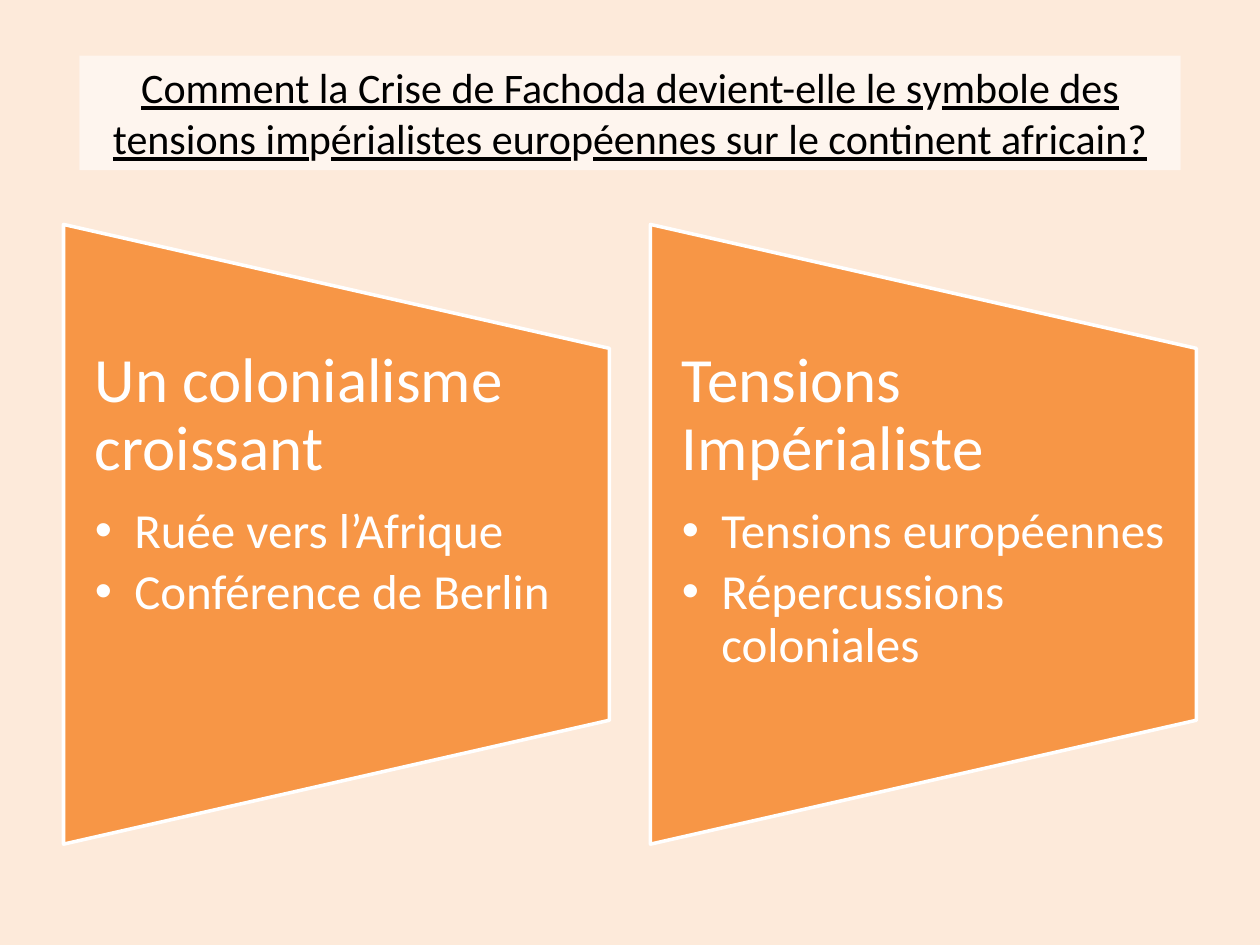
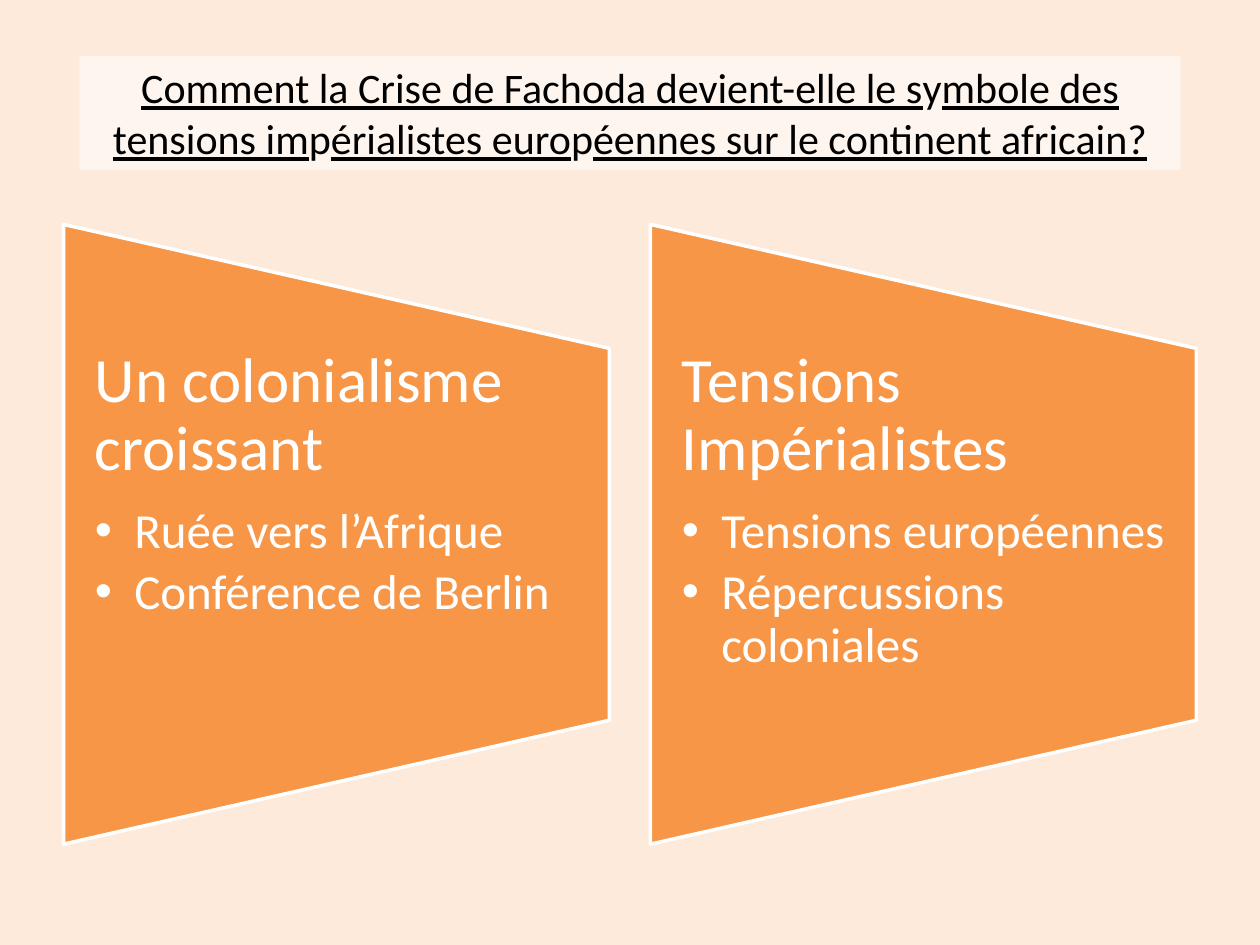
Before and after one commit to NBRET-TOUCH-WASH/hist-geo-emc, a slide deck: slide 2 of hist/theme3/acts/fashoda-incident/La_Crise_de_Fachoda.pptx. Drawn at 1260x945 pixels with LibreOffice and Linux fonts; fonts in the diff are those of the drawing. Boxes give left, top, right and bottom in pixels: in the first picture for what was removed or moved away, otherwise in the second. Text is boxed around its words. In the diff, an @@ line names an element or a change of style, - is before the commit and + after.

Commit message:
updated powerpoint presentation

```diff
--- a/hist/theme3/acts/fashoda-incident/La_Crise_de_Fachoda.pptx
+++ b/hist/theme3/acts/fashoda-incident/La_Crise_de_Fachoda.pptx
@@ text at bbox=[682, 358, 1008, 480]: text changed @@
-Tensions Impérialiste
+Tensions Impérialistes
```
Also in this commit, not shown: 1 other slide changed.
